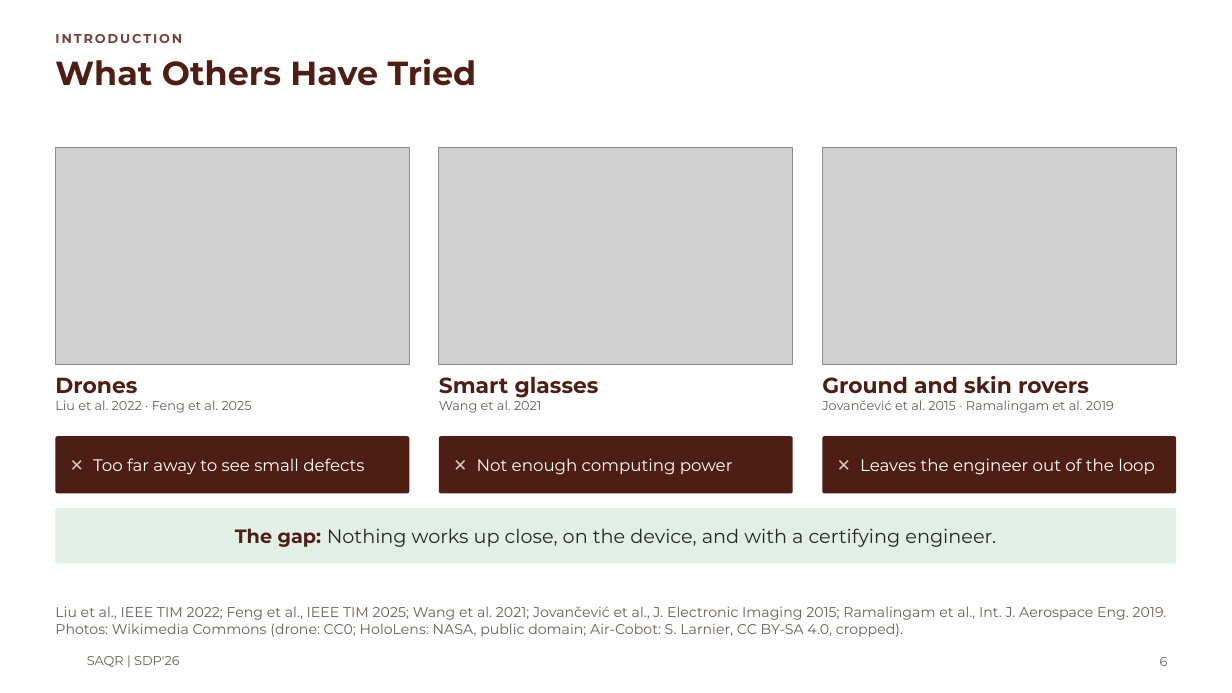
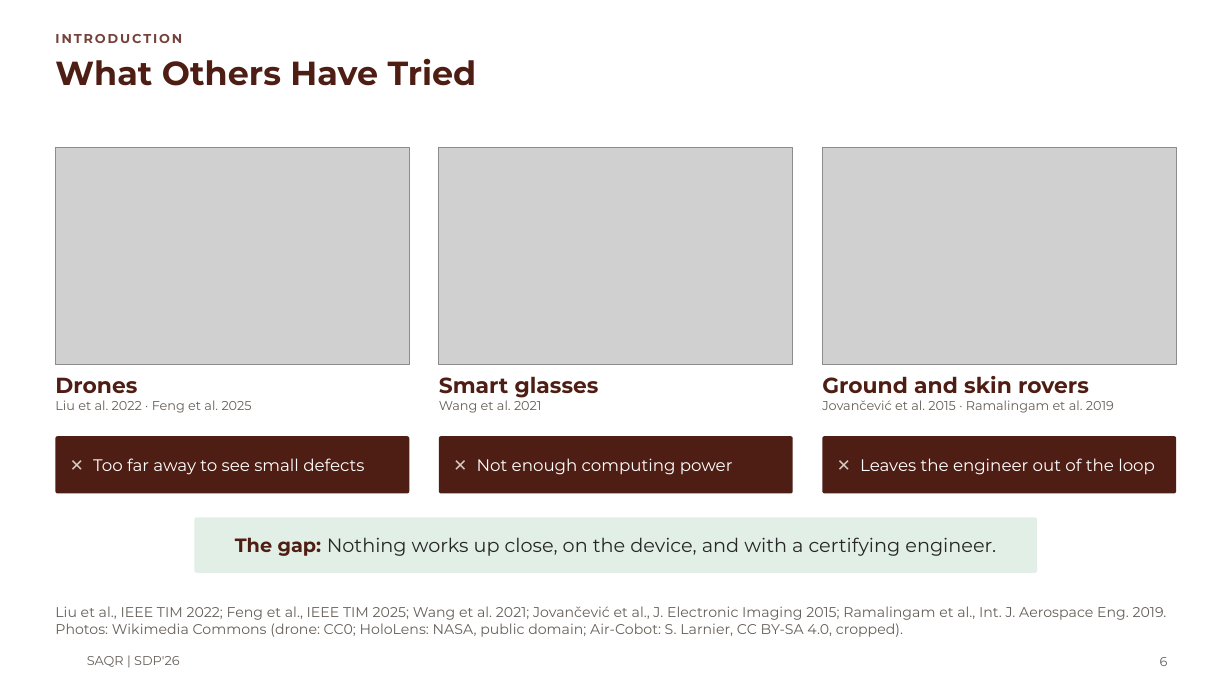
Before and after one commit to MASAR-AUS/SAQR, a slide deck: slide 6 of SAQR CMP490 Presentation.pptx. Drawn at 1232x693 pixels with LibreOffice and Linux fonts; fonts in the diff are those of the drawing; grey boxes stand for pictures; background and template pictures are left out. Boxes give left, top, right and bottom in pixels: in the first picture for what was removed or moved away, otherwise in the second. Text is boxed around its words. In the diff, an @@ line names an element or a change of style, - is before the commit and + after.

Commit message:
small changes to powerpoint

```diff
--- a/SAQR CMP490 Presentation.pptx
+++ b/SAQR CMP490 Presentation.pptx
@@ rounded rectangle "The gap: Nothing works up ...": place and size @@
-rounded rectangle "The gap: Nothing works up ..." at box(55, 508, 1177, 564)
+rounded rectangle "The gap: Nothing works up ..." at box(194, 518, 1037, 573)
```
